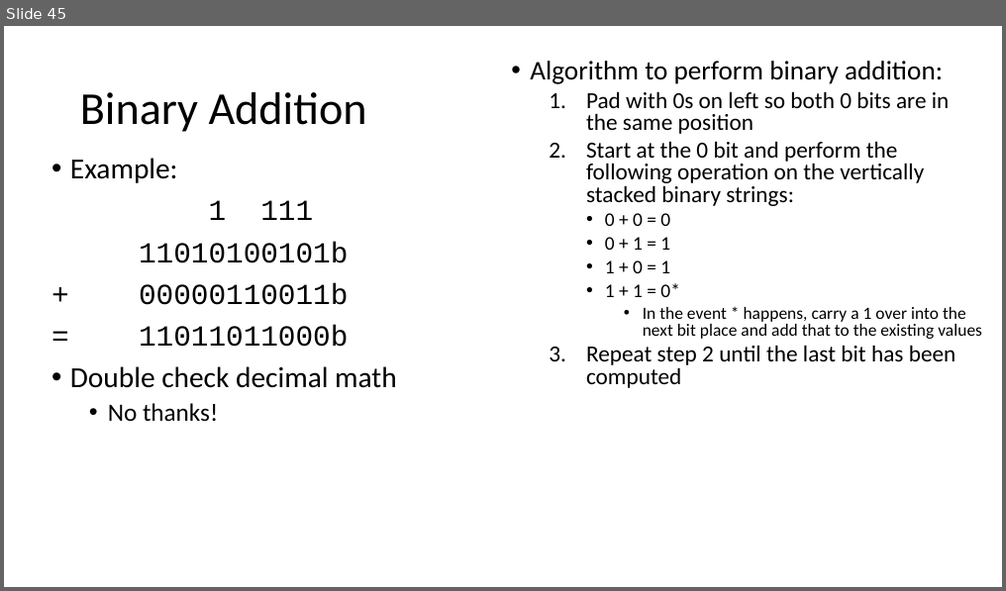
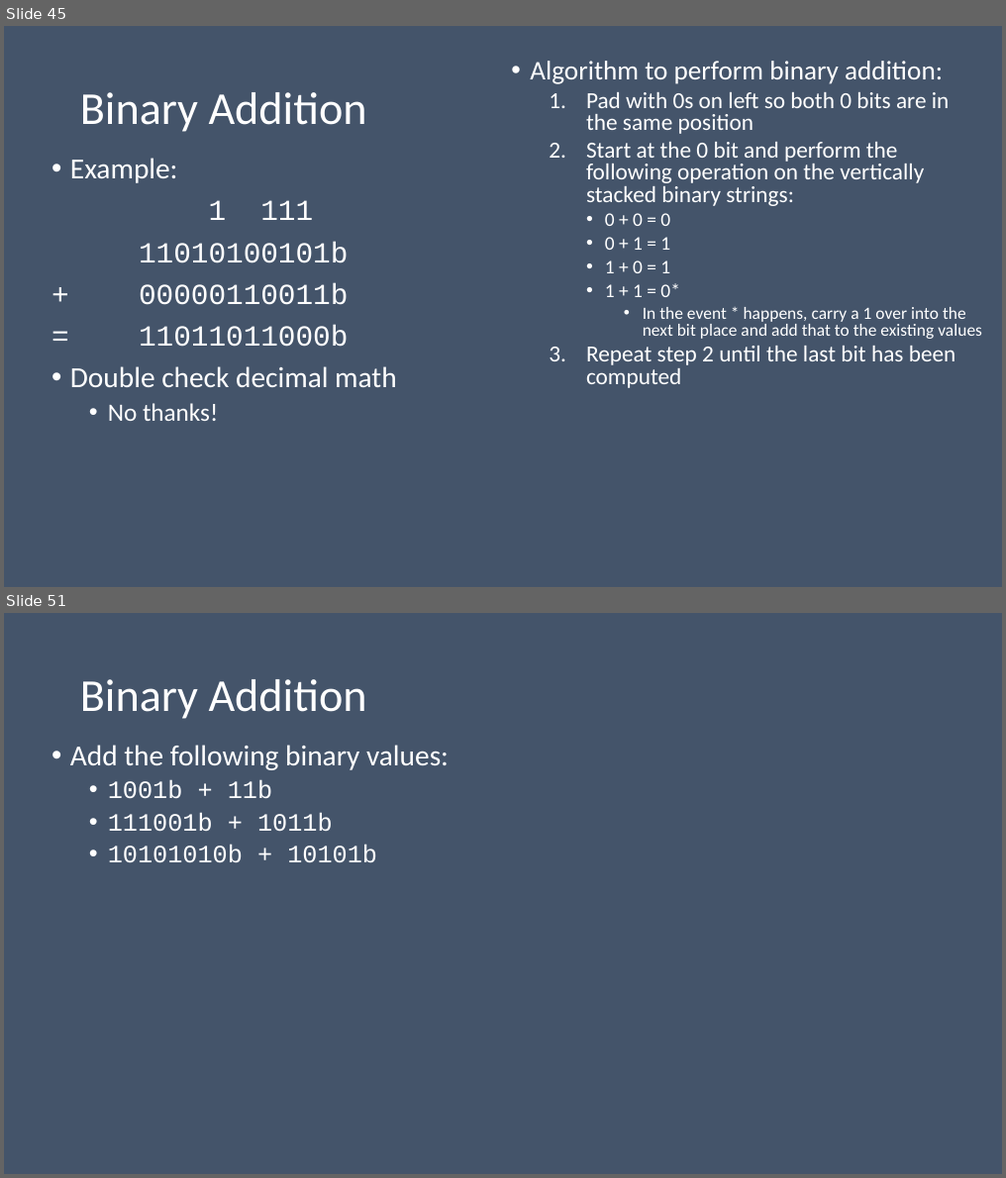
Before and after one commit to MrJoshGross/Course-Curricular-Material, a slide deck: wip/Lecture 4 - Binary Addition and Subtraction.pptx. Shown one above the other, each under a label of ours: slide 45 before the commit, slides 45 and 51 after it; the slides between them are not shown. The pictures are 1006x591 and 1006x1178 pixels, drawn with LibreOffice and Linux fonts; fonts in the diff are those of the drawing. Boxes give left, top, right and bottom in pixels: in the first picture for what was removed or moved away, otherwise in the second. Text is boxed around its words. In the diff, an @@ line names an element or a change of style, - is before the commit and + after.

Commit message:
Update Lecture 4 - Binary Addition and Subtraction.pptx
finished subtraction slides and added addition and subtraction problems

```diff
--- a/wip/Lecture 4 - Binary Addition and Subtraction.pptx
+++ b/wip/Lecture 4 - Binary Addition and Subtraction.pptx
@@ slide 51 added at [4,613,1002,1174], background #44546A @@
@@ title added at [80,679,367,719], 44 pt, text #FFFFFF @@
+Binary Addition
@@ text added at [70,745,449,863], 24 pt, text #FFFFFF @@
+• Add the following binary values:
+  • 1001b + 11b
+  • 111001b + 1011b
+  • 10101010b + 10101b
@@ slide 45 changed as well @@
@@ background #FFFFFF to #44546A @@
@@ text colour #000000 to #FFFFFF in 3 elements at [80,92,367,132], [530,61,982,388], [70,158,397,421] @@
```
Also in this commit, not shown: 45 other slides changed, 22 other slides added.
